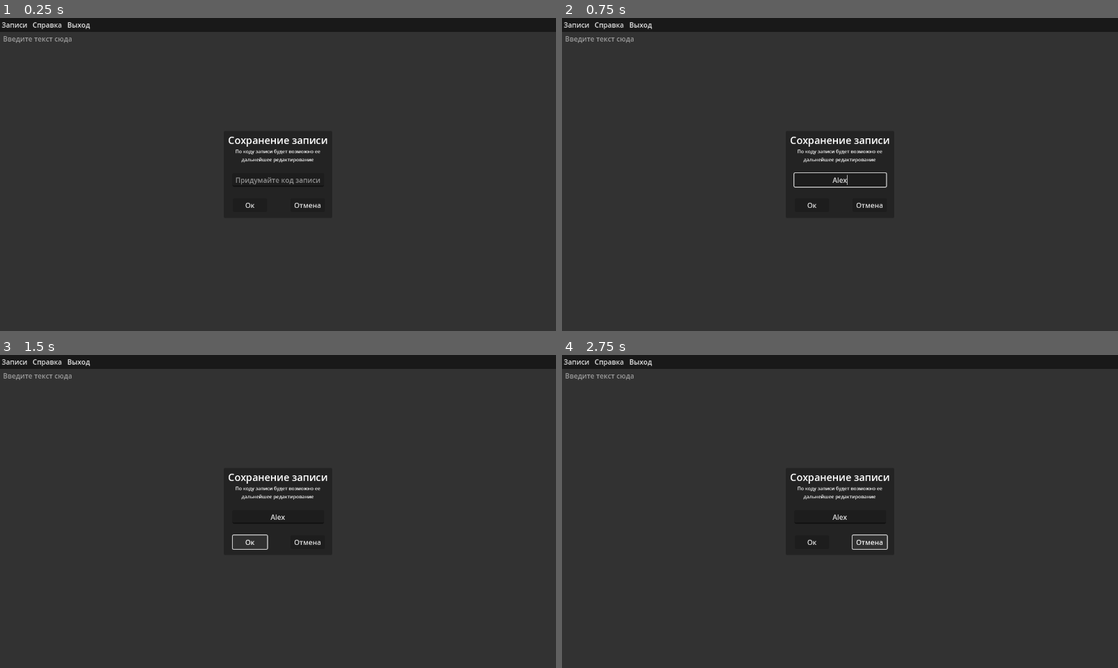
Above: before the commit, frames 1-4 (two rows, left to right).
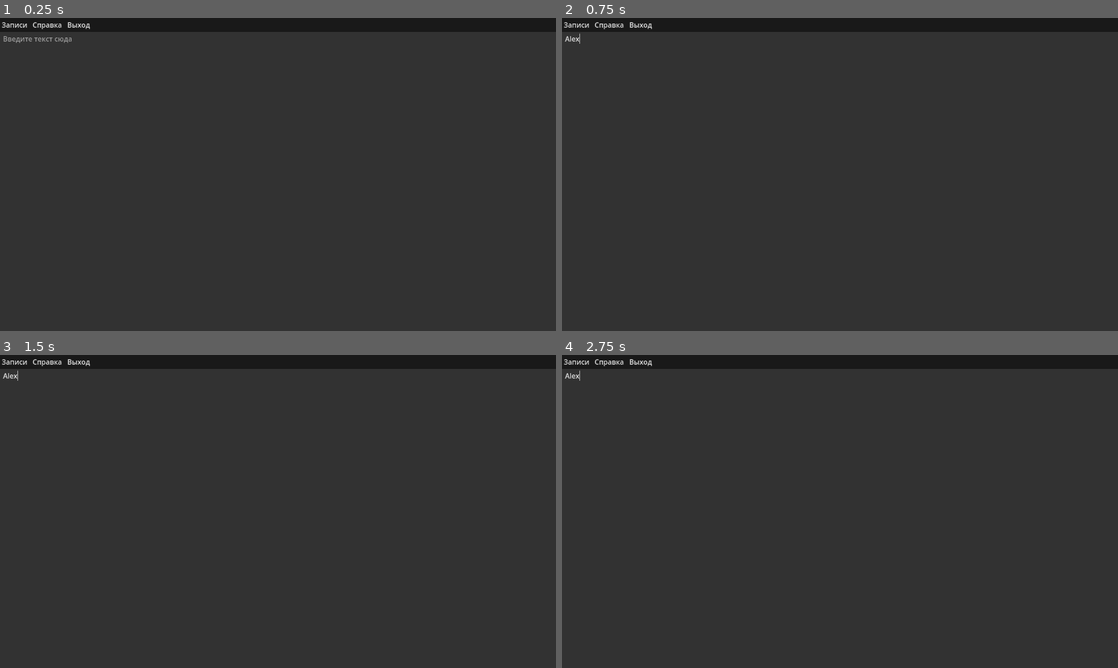
Above: after the commit, the same moments.

Repository: galochkinev/notepad
Game: Godot game, scene res://windows/main/main.tscn
Two runs of this game, one before a commit and one after it. Both use one fixed random seed, a clock stepped at 60 frames per second and the inputs below.
Inputs (mouse positions are in pixels of both pictures, inside the frame that each line leads up to):
- Up to frame 1 (0.25 s): no input
- Up to frame 2 (0.75 s): click (840, 180) at 0.52 s; type "Alex" at 0.6 s
- Up to frame 3 (1.5 s): click (250, 542) at 1.25 s, where only the run before the commit has a clickable "Ок"
- Up to frame 4 (2.75 s): click (867, 542) at 2 s, where only the run before the commit has a clickable "Отмена"

The runs differ from the first frame. In frame 1, 0.6% of the frame differs, in the area x 41-59%, y 37-61%; in frame 2, 0.7%, in the area x 0-59%, y 4-61%; in frame 3, 0.7%; in frame 4, 0.7%.

Commit message:
Fixed #3

Diff:
--- a/project.godot
+++ b/project.godot
@@ -17,6 +17,10 @@
 boot_splash/fullsize=false
 config/icon="res://icon.svg"
 
+[autoload]
+
+SIN_FILE="*res://singletons/SIN_FILE.gd"
+
 [display]
 
 window/size/viewport_width=1280
--- /dev/null
+++ b/singletons/SIN_FILE.gd
@@ -0,0 +1,31 @@
+extends Node
+
+var work_path: String = 'user://data.dat'
+var notes: Array = []
+
+func _ready():
+	if data_exists():
+		data_load()
+	else:
+		data_save()
+
+func data_load():
+	var filer = FileAccess.open(work_path, FileAccess.READ)
+	notes = filer.get_var()
+	filer.close()
+
+func data_save():
+	var filer = FileAccess.open(work_path, FileAccess.WRITE)
+	filer.store_var(notes)
+	filer.close()
+
+func data_exists():
+	return FileAccess.file_exists(work_path)
+
+func add_note(code: String, text: String):
+	var note: Dictionary = {
+		'code': code,
+		'text': text
+	}
+	notes.append(note)
+	data_save()
--- a/windows/main/main.gd
+++ b/windows/main/main.gd
@@ -1,17 +1,19 @@
 extends Control
 
 @onready var text = $bg/text
+@onready var panel_save_note = $bg/panel_save_note
+var isDialogSaveOpened: bool = false
 
 func _ready():
-	pass # Replace with function body.
+	panel_save_note.visible = false
 
 
 func _on_записи_id_pressed(id):
-	print(id)
 	match id:
 		0:
 			# SAVE
-			pass
+			isDialogSaveOpened = not isDialogSaveOpened
+			panel_save_note.visible = isDialogSaveOpened
 		1:
 			# OPEN
 			get_tree().change_scene_to_file("res://windows/search/search.tscn")
@@ -22,3 +24,12 @@
 
 func _on_выход_about_to_popup():
 	get_tree().quit()
+
+
+func _on_cancel_pressed():
+	panel_save_note.visible = false
+
+
+func _on_save_pressed():
+	SIN_FILE.add_note($bg/panel_save_note/code.text, $bg/text.text)
+	panel_save_note.visible = false
--- a/windows/main/main.tscn
+++ b/windows/main/main.tscn
@@ -124,7 +124,7 @@
 alignment = 1
 metadata/_edit_use_anchors_ = true
 
-[node name="open" type="Button" parent="bg/panel_save_note"]
+[node name="save" type="Button" parent="bg/panel_save_note"]
 layout_mode = 1
 anchors_preset = -1
 anchor_left = 0.082391
@@ -152,3 +152,5 @@
 
 [connection signal="id_pressed" from="bg/header/menu/Записи" to="." method="_on_записи_id_pressed"]
 [connection signal="about_to_popup" from="bg/header/menu/Выход" to="." method="_on_выход_about_to_popup"]
+[connection signal="pressed" from="bg/panel_save_note/save" to="." method="_on_save_pressed"]
+[connection signal="pressed" from="bg/panel_save_note/cancel" to="." method="_on_cancel_pressed"]
